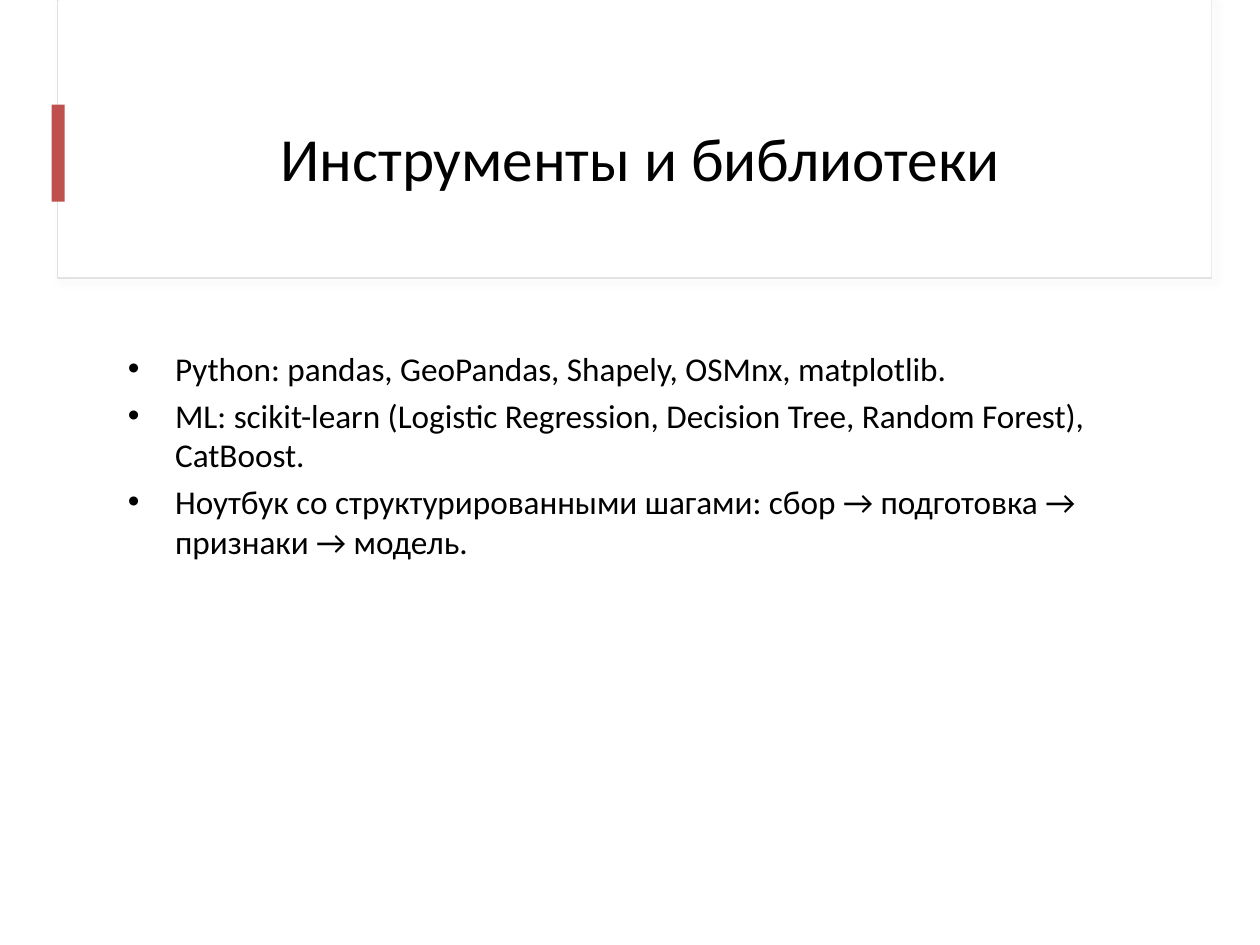
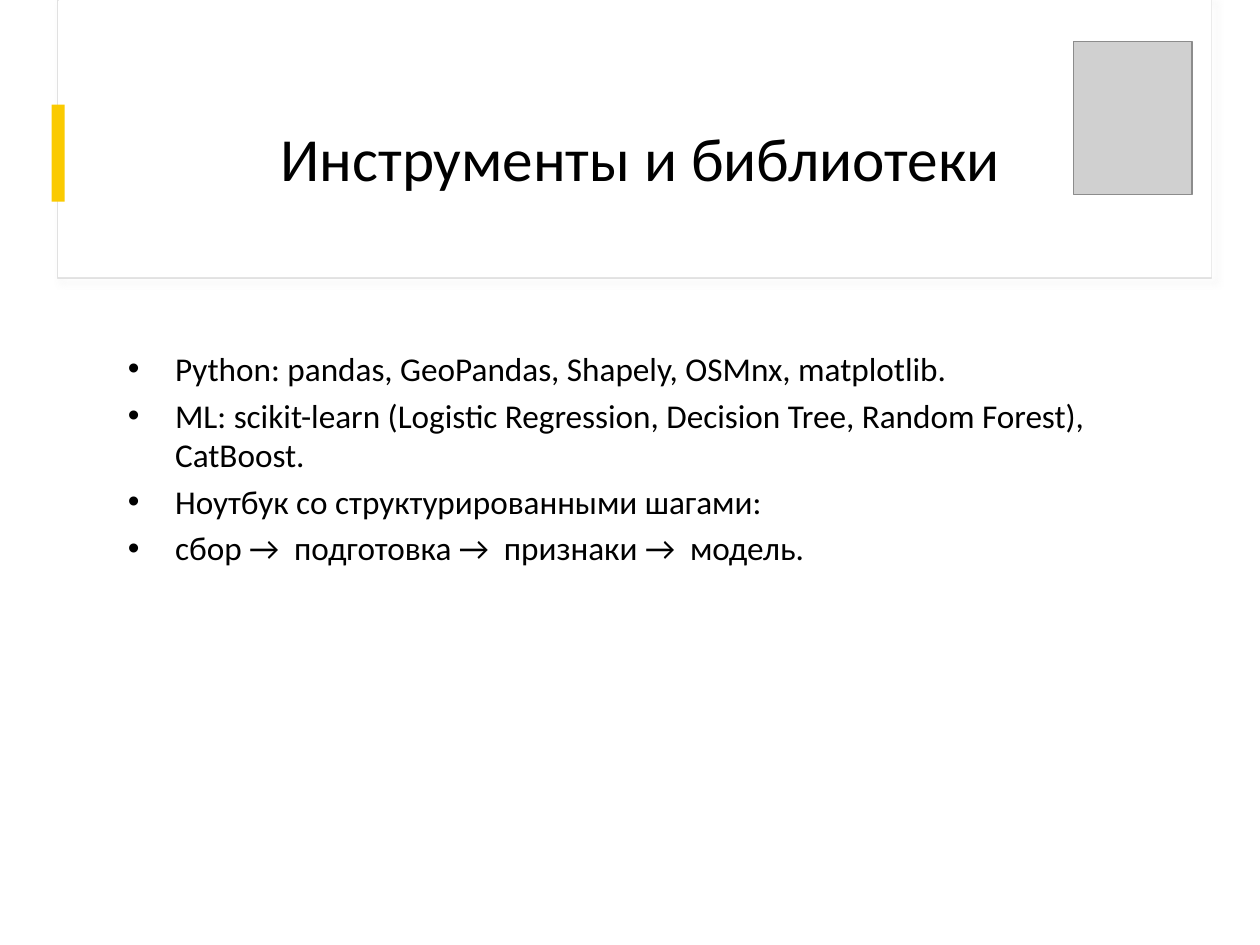
Before and after one commit to antgursky/final-project-atm-analysis, a slide deck: slide 6 of notebooks/Gursky_ATM.pptx. Drawn at 1260x945 pixels with LibreOffice and Linux fonts; fonts in the diff are those of the drawing; grey boxes stand for pictures; background and template pictures are left out. Boxes give left, top, right and bottom in pixels: in the first picture for what was removed or moved away, otherwise in the second. Text is boxed around its words. In the diff, an @@ line names an element or a change of style, - is before the commit and + after.

```diff
--- a/notebooks/Gursky_ATM.pptx
+++ b/notebooks/Gursky_ATM.pptx
@@ picture added at (1074,42,1192,194) @@
@@ rectangle at (52,105,64,202): fill #C0504D to #FACA00 @@
@@ text at (175,491,804,566): text changed @@
-• Ноутбук со структурированными шагами: сбор → подготовка → признаки → модель.
+• Ноутбук со структурированными шагами:
+• сбор → подготовка → признаки → модель.
```
Also in this commit, not shown: 16 other slides changed, 4 other files.
